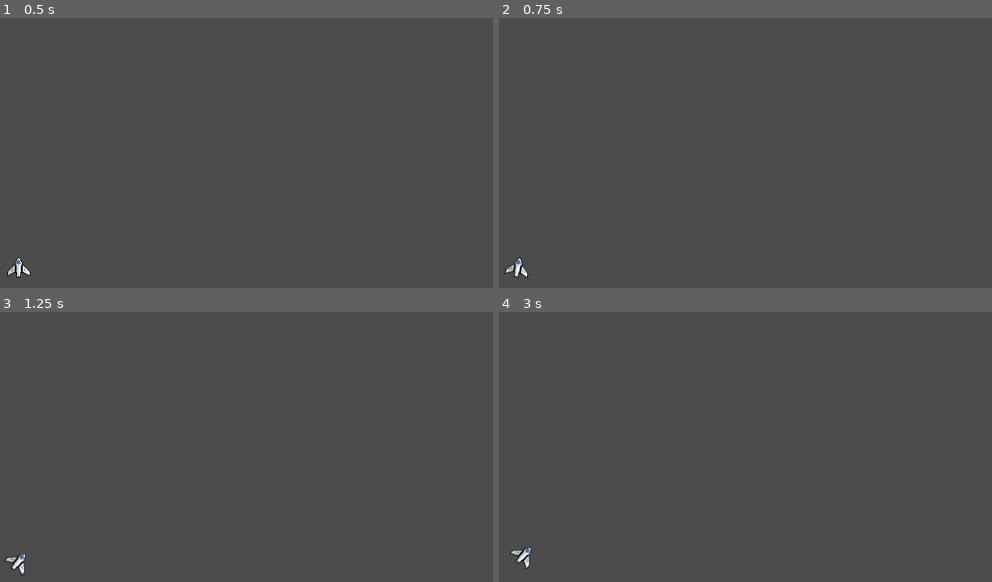
Above: before the commit, frames 1-4 (two rows, left to right).
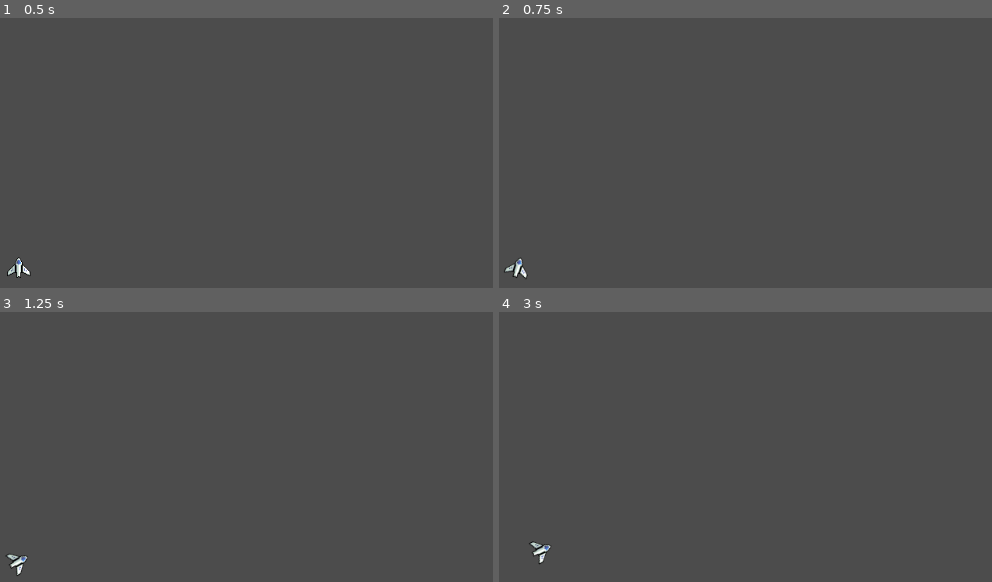
Above: after the commit, the same moments.

Repository: Santyru-C/spacewar
Game: Godot game, scene res://scenes/actors/SpaceShip.tscn
Two runs of this game, one before a commit and one after it. Both use one fixed random seed, a clock stepped at 60 frames per second and the inputs below.
Inputs:
- Up to frame 1 (0.5 s): no input
- Up to frame 2 (0.75 s): tap Enter at 0.5 s; hold Right (ui_right) from 0.53 s (still down)
- Up to frame 3 (1.25 s): keep holding Right (ui_right)
- Up to frame 4 (3 s): release Right (ui_right) at 1.28 s; hold Left (ui_left) 1.28-2.03 s; hold Right (ui_right) 2.03-2.78 s; hold Up (ui_up) from 2.78 s (still down)

Frame 1 is identical in both runs. In frame 2, 0.1% of the frame differs, in the area x 1-7%, y 88-97%; in frame 3, 0.2%; in frame 4, 0.3%, in the area x 2-11%, y 84-96%.

Commit message:
add boost button

Diff:
--- a/project/scenes/actors/SpaceShip.gd
+++ b/project/scenes/actors/SpaceShip.gd
@@ -1,12 +1,12 @@
 extends KinematicBody2D
 
-var speed = 10
-var acceleration = Vector2(30, 0)
+var max_speed = 250
+var acceleration = Vector2(0, -30)
 # make the character accelerate faster when starting from 0
 
 var velocity = Vector2()
 var rotation_dir = 0
-var rotation_speed = 1
+var rotation_speed = 1.5
 var friction = Vector2(1, 0)
 
 	#velocity = transform.y * acceleration
@@ -21,15 +21,22 @@
 	get_input()
 	rotation += rotation_dir * rotation_speed * delta
 	if Input.is_action_pressed("ui_up"):
-		velocity -= transform.y * speed
+		velocity += acceleration.rotated(rotation)
+		#velocity -= transform.y * speed
+	if Input.is_action_pressed("boost"):
+		max_speed += 10
+	else:
+		if max_speed > 250:
+			max_speed -= 5
+
 
 	if velocity.length() > 0:
 		velocity -= friction.rotated(friction.angle_to(velocity))
-	velocity = velocity.limit_length(300)
+	velocity = velocity.limit_length(max_speed)
 	#velocity += acceleration * delta
 	#print(velocity)
 	velocity = move_and_slide(velocity)
 
 
 func _on_Timer_timeout():
-	print("friction", friction.angle_to(velocity))
+	print()
